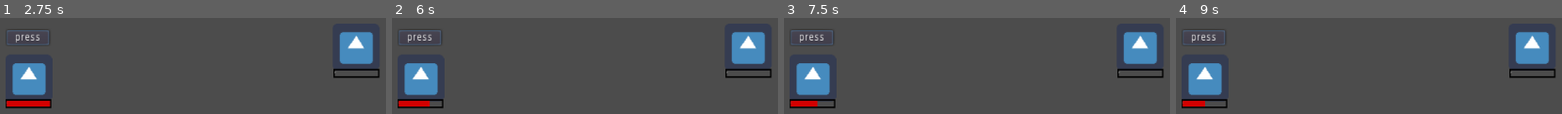
Above: before the commit, frames 1-4 (left to right).
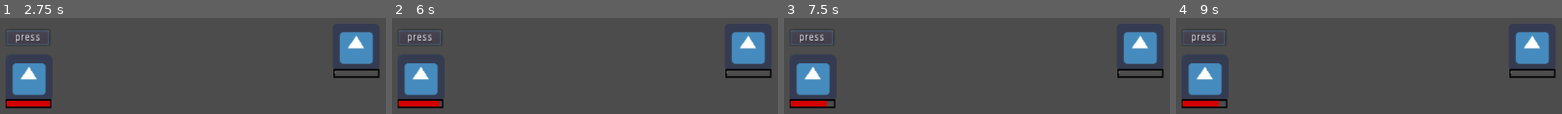
Above: after the commit, the same moments.

Repository: h19mili/TBRPG
Game: Godot game, scene res://test.tscn
Two runs of this game, one before a commit and one after it. Both use one fixed random seed, a clock stepped at 60 frames per second and the inputs below. The engine's default icon, where the game draws it, is replaced by a stand-in: a white triangle on a blue panel in a dark square.
Inputs:
- Up to frame 1 (2.75 s): click "press" at 0.5 s; tap Enter (ui_accept) at 1.25, 1.52, 2, 2.27 s; hold Right (ui_right) 1.28-2.03 s; tap Q (Attack) at 1.35, 2.1 s
- Up to frame 2 (6 s): tap Enter (ui_accept) at 2.75, 3.5, 3.77, 4.25, 4.52, 5, 5.27 s; hold Right (ui_right) 2.78-3.53 s; tap E (Mattack) at 2.85, 5.1 s; tap Q (Attack) at 3.05, 3.6, 4.35, 5.3, 5.85 s; hold Up (ui_up) 3.53-4.28 s
- Up to frame 3 (7.5 s): hold Right (ui_right) 6.53-7.28 s; tap Q (Attack) at 6.6 s; tap Enter (ui_accept) at 6.77 s; hold Up (ui_up) from 7.28 s (still down); tap E (Mattack) at 7.35 s
- Up to frame 4 (9 s): tap Enter (ui_accept) at 7.52, 8.27 s; tap Q (Attack) at 7.55, 8.1, 8.85 s; release Up (ui_up) at 8.03 s; hold Right (ui_right) 8.03-8.78 s

Frame 1 is identical in both runs. In frame 2, 0.2% of the frame differs, in the area x 9-13%, y 86-93%; in frame 3, 0.2%; in frame 4, 0.2%, in the area x 7-12%, y 86-93%.
Error after the commit: Error connecting to signal: completed during yield(). (res://M-Action.gd:15)

Commit message:
10th push

Diff:
--- a/M-Action.gd
+++ b/M-Action.gd
@@ -12,13 +12,13 @@
 	pass
 
 func _process(delta):
-	#MAttack_action()
+	yield(Battler_M, "completed")
+	print("hi")
 	timer += delta
 	if timer >= 3.0:
-		print("attack")
 		timer = 0
 		MAttack_action()
-	pass
+
 
 func MAttack_action():
 	#if Input.is_action_just_pressed("Mattack"):# = E
